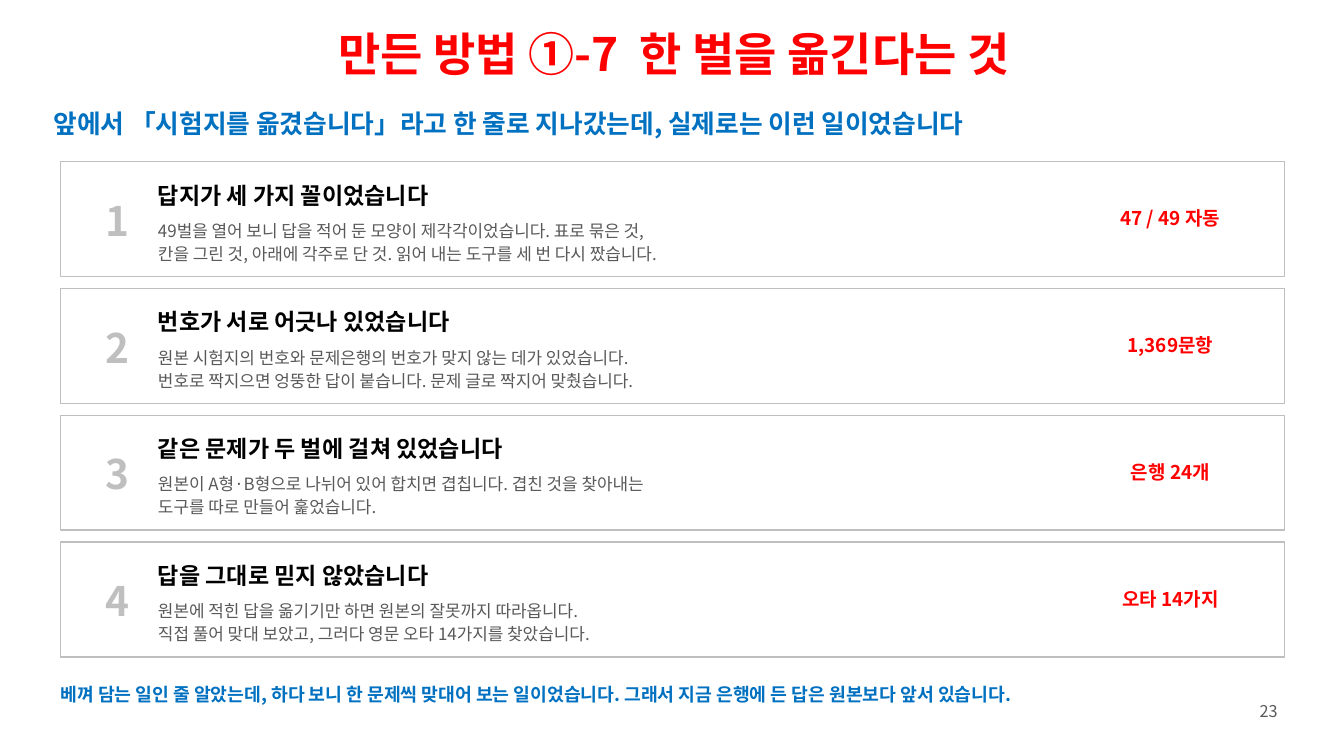
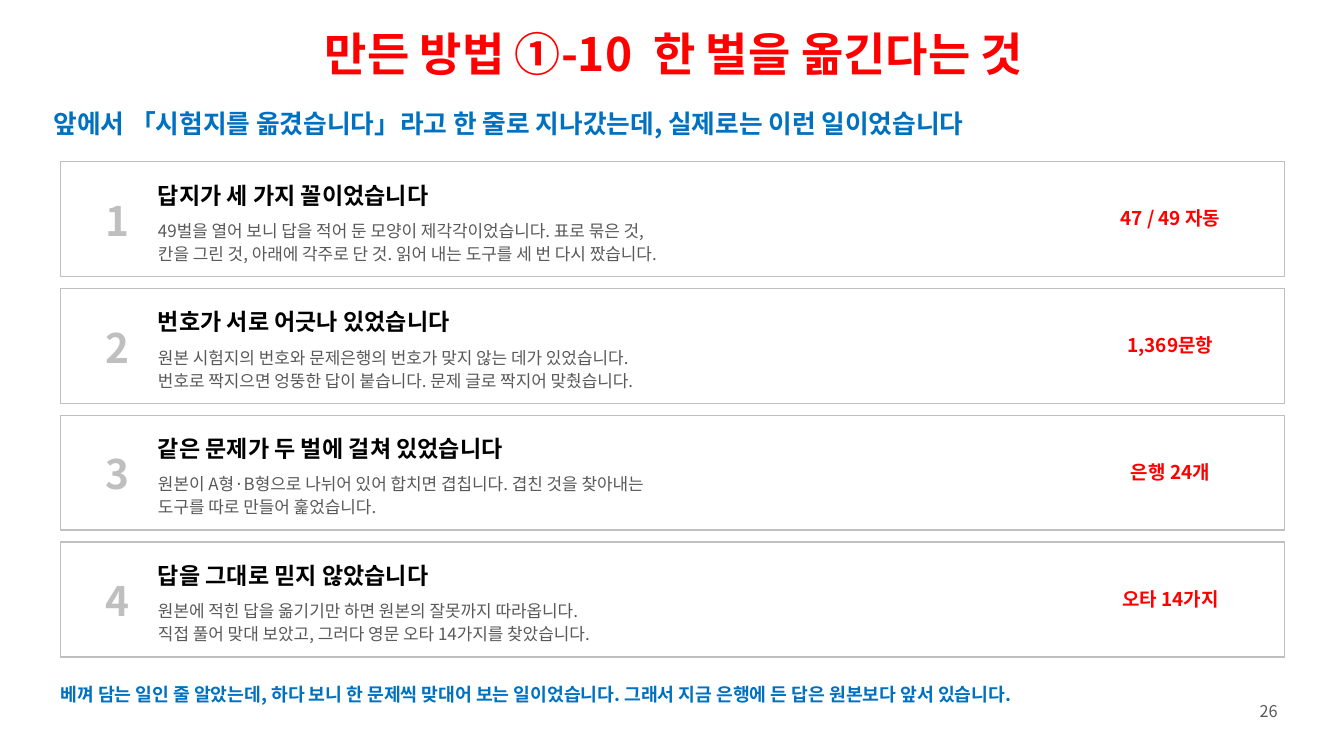
Before and after one commit to ys1277-sys/HIENDT-CBT, a slide deck: slide 26 of docs/발표자료-CBT-2026-08.pptx (slide 23 before the commit). Drawn at 1344x731 pixels with LibreOffice and Linux fonts; fonts in the diff are those of the drawing. Boxes give left, top, right and bottom in pixels: in the first picture for what was removed or moved away, otherwise in the second. Text is boxed around its words. In the diff, an @@ line names an element or a change of style, - is before the commit and + after.

```diff
--- a/docs/발표자료-CBT-2026-08.pptx
+++ b/docs/발표자료-CBT-2026-08.pptx
@@ text at (325,32,1023,76): text changed @@
-만든 방법 ①-7 한 벌을 옮긴다는 것
+만든 방법 ①-10 한 벌을 옮긴다는 것
@@ text at (1260,705,1278,717): text changed @@
-23
+26
```
Also in this commit, not shown: 16 other slides changed, 3 slides added, 1 other file.
